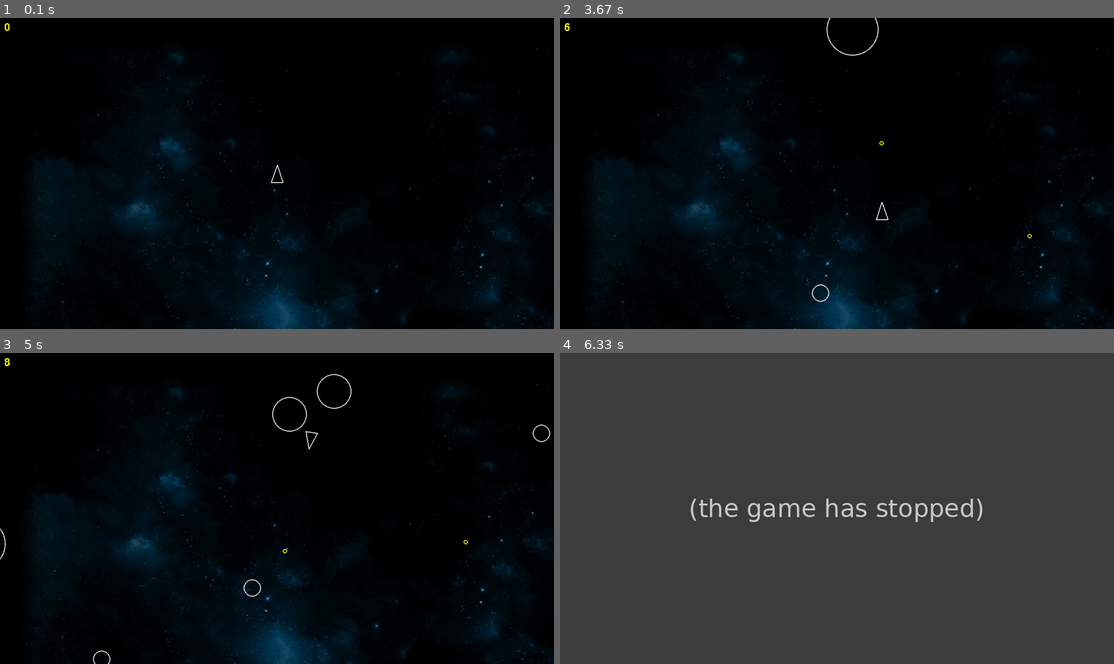
Above: before the commit, frames 1-4 (two rows, left to right).
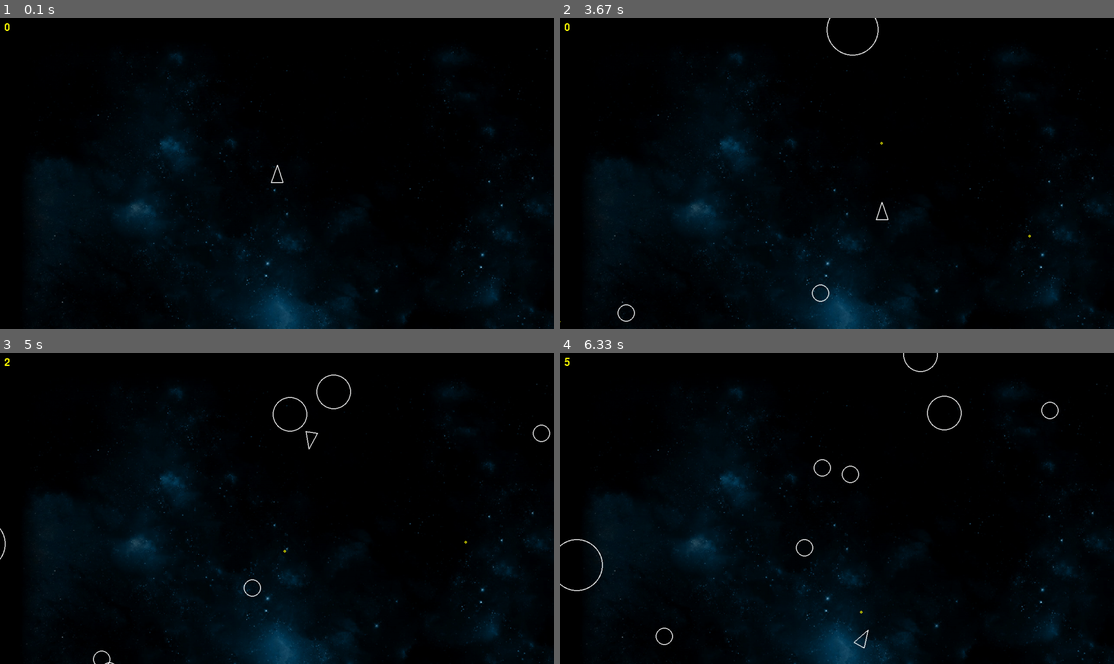
Above: after the commit, the same moments.

Repository: paulhunter/pygame-asteroids
Game: pygame game, started from main.py
Same seed, same stepped clock (60 frames per second), same inputs: the game is played once before the commit and once after it.
Inputs:
- Up to frame 1 (0.1 s): no input
- Up to frame 2 (3.67 s): tap W at 0.33 s; hold Right 0.67-1.13 s; tap Space at 0.73, 1.03, 1.23, 1.57, 1.87, 2.07, 2.37, 2.63, 2.97, 3.27, 3.4 s; hold Up 1.17-1.47 s; hold Right 1.5-1.97 s; hold Left 2-2.53 s; hold Down 2.57-2.87 s; hold Left 2.9-3.3 s; hold Up from 3.33 s (still down)
- Up to frame 3 (5 s): release Up at 3.7 s; hold Right 3.73-4.37 s; tap Space at 3.8, 4.1, 4.47 s; hold Down 4.4-4.77 s
- Up to frame 4 (6.33 s): hold Right 5.3-5.77 s; tap Space at 5.37, 5.67, 5.87, 6.2 s; hold Up 5.8-6.1 s; hold Right from 6.13 s (still down)

The runs differ from the first frame. In frame 1, less than 0.1% of the frame differs, in the area x 49-51%, y 48-52%; in frame 2, less than 0.1%; in frame 3, 0.2%; in frame 4, 100%, in the area x 0-100%, y 0-100%.
Before the commit the program exited at 5.08 s; later frames show no game.

Commit message:
reduce shot size, convert player hitbox to triangle

Diff:
--- a/collisions.py
+++ b/collisions.py
@@ -1,102 +1,66 @@
 
 import pygame
+import math
 
-DEBUG = False
+# TODO - Unit Tests as a __main__ ?
 
-def circleLineSegmentCollision(origin, radius, a, b):
+def circleLineSegmentCollision(o, radius, a, b):
     ''' Dev Notes:
-        - Find the point on the segment closest to the origin
-        - Compare the distance of that point to the origin to
-          the max of the distance from either end of the segment
-        - If the closest point is inside, and the segment end
-          is outside, we have an intersection
-        - Otherwise, no intersection
+    High Level Algorithm
+    - Find the point on the line segment nearest to the circle's origin
+    - Find the point on the line segment farthest from the circle's origin
+    - If the distance to the nearest point is less than the radius and the
+      distance to the farthest point is larger than the radius, the line
+      segment intersects the circle, otherwise it does not
+    - Note: Line segment can be enclosed within the circle and not intersect
 
-        Later:
-        - Perhaps we care about the thickness of the render
+    The Math
+    The point on the line segment that is closest to the circle, is the
+    projection of the circle's origin onto the line, call it P
+
+    To determine if P would land on the line segment, we can check if the dot
+    product of the vectors drawn from the ends of the line to the origin and
+    line segment itself, if both greater than zero, indicating the angle
+    between the vectors is less than 90 degrees, the point P lands on the line.
+
+    If this is not the case, P is not on the line, and cannot be the nearest
+    point to the circle. If it is not the nearest point, one of the ends of
+    the line segment will be the nearest point to the circle.
+
+    When calculating distances, we will use their squares, to avoid costly
+    square root calculations
+
+    TODO - Perhaps we care about the thickness of the render in our collision
     '''
-    # TODO - Debug Check for Types?
 
-    DEBUG = globals()['DBEUG']
+    # Vectors from one end the line to the origin and the line itself
+    u = b - a
+    v = o - a
+    # Vectors from the other end of the line to the origin and the line itself
+    w = a - b
+    x = o - b
 
-    u = b - a
-    v = origin - a
-
-    # project the line to the origin, onto the segment,
-    # and add the origin of the vector to give us the point on the line
-    p = v.project(u) + a
-
-    min_d2 = p.distance_squared_to(origin)
-    max_d2 = max(a.distance_squared_to(origin), b.distance_squared_to(origin))
+    min_d2 = math.inf
+    max_d2 = 0
     r2 = radius * radius
 
-
-    if DEBUG:
-        print(f"Origin: {origin.x},{origin.y}")
-        print(f"Radius: {radius}")
-        print(f"A: {a.x},{a.y}")
-        print(f"B: {b.x},{b.y}")
-        print(f"U (o-a): {u.x},{u.y}")
-        print(f"V (b-a): {v.x},{v.y}")
-        print(f"P (u on v) + a: {p.x},{p.y}")
-
+    if (u.dot(v) > 0 and w.dot(x) > 0):
+        # The projection of the origin onto the line segment will be the nearest
+        # point to the circle
+        p = v.project(u) + a
+        min_d2 = o.distance_squared_to(p)
+        max_d2 = max(o.distance_squared_to(a), o.distance_squared_to(b))
+    else:
+        # The nearest and farthest points to the circle will be either end of
+        # the line segment.
+        d1 = o.distance_squared_to(a)
+        d2 = o.distance_squared_to(b)
+        min_d2 = min(d1, d2)
+        max_d2 = max(d1, d2)
 
     if (min_d2 < r2 and max_d2 < r2):
-        if DEBUG:
-            print("Both Points Inside")
         return False
     elif (min_d2 > r2 and max_d2 > r2):
-        if DEBUG:
-            print(f"Both Points Outside")
         return False
     else:
-        if DEBUG:
-            print("Intersection")
         return True
-
-
-def __main():
-    globals()['DBEUG'] = True
-
-    o = pygame.Vector2(3,3)
-    a = pygame.Vector2(2,0)
-    b = pygame.Vector2(4,0)
-
-    u = b - a
-    v = o - a
-
-    p = v.project(u) + a
-
-
-    print(f"project v p u = {p.x}, {p.y}")
-
-
-    origin = pygame.Vector2(0,3)
-    radius = 5
-    a = pygame.Vector2(5,1)
-    b = pygame.Vector2(0,0)
-    print(f"{circleLineSegmentCollision(origin, radius, a, b)}")
-
-
-    origin = pygame.Vector2(5,0)
-    radius = 3
-    a = pygame.Vector2(0,5)
-    b = pygame.Vector2(5,6)
-
-    p = (origin - a).project(b-a) + a
-    print(f"{p.x}, {p.y}")
-    print(f"{circleLineSegmentCollision(origin, radius, a, b)}")
-
-
-    origin = pygame.Vector2(0,0)
-    radius = 3
-    a = pygame.Vector2(-2,0)
-    b = pygame.Vector2(2,0)
-
-    p = (origin - a).project(b-a) + a
-    print(f"{p.x}, {p.y}")
-    print(f"{circleLineSegmentCollision(origin, radius, a, b)}")
-
-
-if __name__ == "__main__":
-    __main()
--- a/constants.py
+++ b/constants.py
@@ -1,6 +1,5 @@
 SCREEN_WIDTH = 1280
 SCREEN_HEIGHT = 720
-DEBUG = True
 
 ASTEROID_SPAWN_INTERVAL = 0.8 # seconds
 ASTEROID_KINDS = 3 # Stages/Sizes of Asteroids
@@ -14,4 +13,4 @@
 PLAYER_SHOOT_SPEED = 500 # pixels per second
 PLAYER_SHOOT_COOLDOWN = 0.3 # seconds
 
-SHOT_RADIUS = 5 # pixels
+SHOT_RADIUS = 3 # pixels
--- a/main.py
+++ b/main.py
@@ -24,7 +24,7 @@
 [x] Add a background image
 [ ] Create different weapon types
 [ ] Make the asteroids lumpy instead of round
-[ ] Make the ship have a triangular hitbox
+[x] Make the ship have a triangular hitbox
     [x] Create a line segment + circle intersect check
 [ ] Add a shield power-up
 [ ] Add a speed power-up
@@ -98,7 +98,7 @@
         updatable.update(dt)
 
         for a in asteroids:
-            if a.circle_collision(player):
+            if player.collideAsteroid(a):
                 print("GAME OVER")
                 return
 
--- a/player.py
+++ b/player.py
@@ -18,6 +18,7 @@
                     , SHOT_RADIUS \
                     , SCREEN_WIDTH \
                     , SCREEN_HEIGHT
+from collisions import circleLineSegmentCollision
 
 class Player(CircleShape):
     containers = None
@@ -38,7 +39,7 @@
 
     def triangle(self):
         forward = self.forward()
-        right = pygame.Vector2(0,1).rotate(self.rotation + 90) * self.radius / 1.5
+        right = pygame.Vector2(1,0).rotate(self.rotation) * self.radius / 1.5
 
         a = self.position + (forward * self.radius)
         b = self.position - (forward * self.radius) - right
@@ -62,6 +63,19 @@
         shotPos = self.position + self.forward()
         s = Shot(shotPos.x, shotPos.y, SHOT_RADIUS)
         s.velocity = (self.forward() * PLAYER_SHOOT_SPEED) + self.velocity
+
+
+    def collideAsteroid(self, asteroid):
+        a,b,c = self.triangle()
+        if circleLineSegmentCollision(asteroid.position, asteroid.radius, a, b):
+            return True
+        elif circleLineSegmentCollision(asteroid.position, asteroid.radius, b, c):
+            return True
+        elif circleLineSegmentCollision(asteroid.position, asteroid.radius, c, a):
+            return True
+        else:
+            return False
+
 
 # circleshape overrides
 
